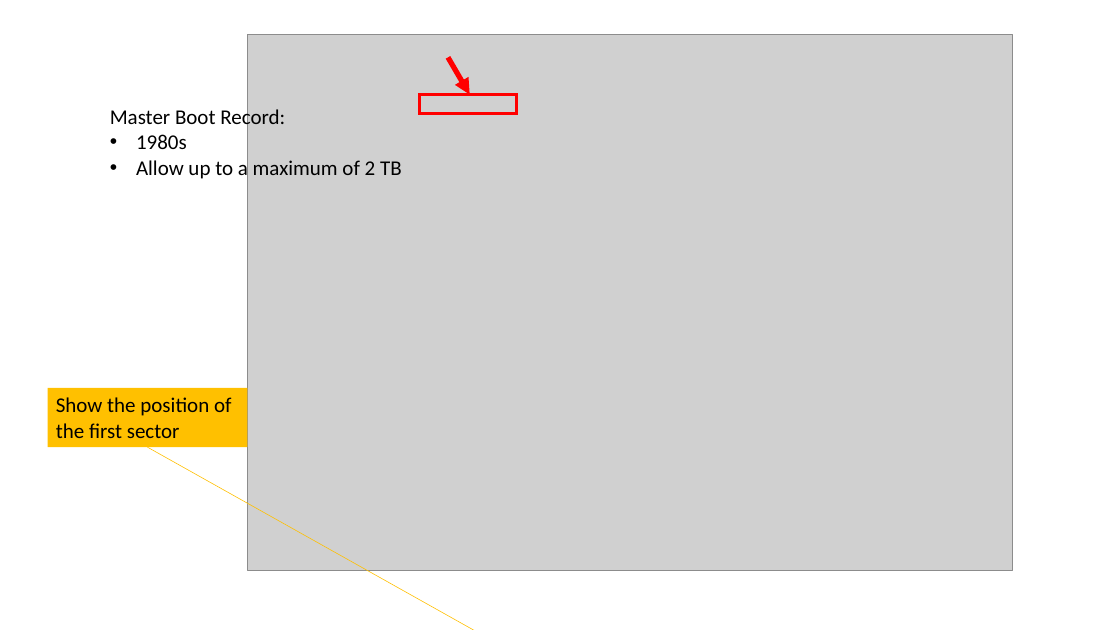
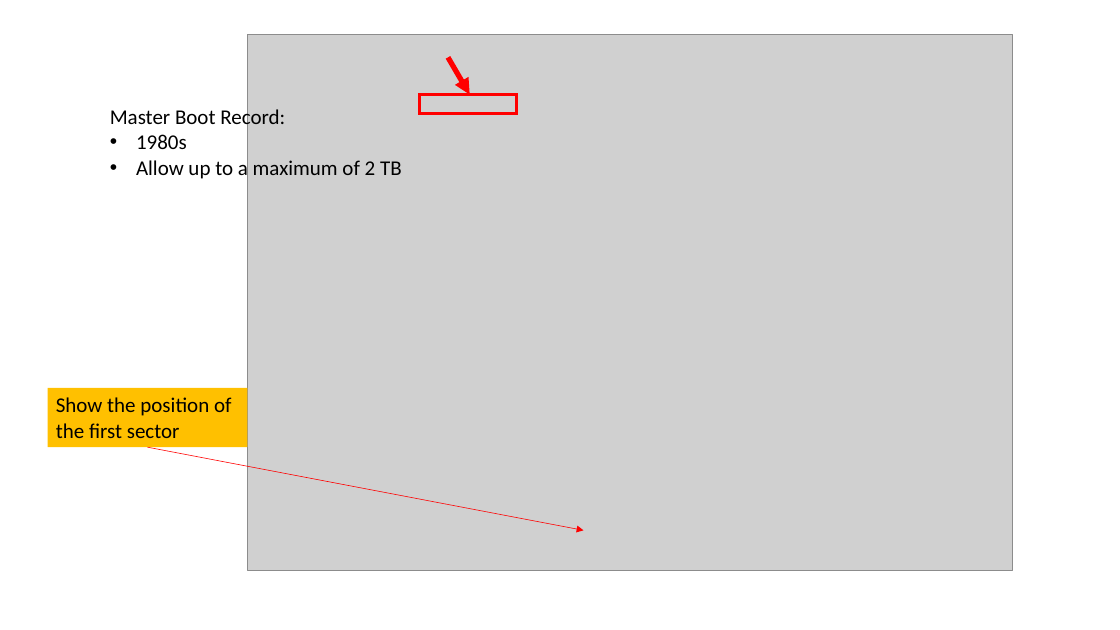
Before and after one commit to frankwxu/digital-forensics-lab, a slide deck: slide 20 of Basic_Computer_Skills_for_Forensics/1_PC_Introduction.pptx (slide 13 before the commit). Drawn at 1120x630 pixels with LibreOffice and Linux fonts; fonts in the diff are those of the drawing; grey boxes stand for pictures; background and template pictures are left out. Boxes give left, top, right and bottom in pixels: in the first picture for what was removed or moved away, otherwise in the second. Text is boxed around its words. In the diff, an @@ line names an element or a change of style, - is before the commit and + after.

```diff
--- a/Basic_Computer_Skills_for_Forensics/1_PC_Introduction.pptx
+++ b/Basic_Computer_Skills_for_Forensics/1_PC_Introduction.pptx
@@ arrow moved from (148, 447) - (586, 630) to (148, 447) - (584, 530) @@
@@ arrow (148, 447) - (584, 530): stroke #FFC000 0.5 pt to #FF0000 0.5 pt @@
```
Also in this commit, not shown: 5 other slides changed, 12 slides added, 2 slides removed.
